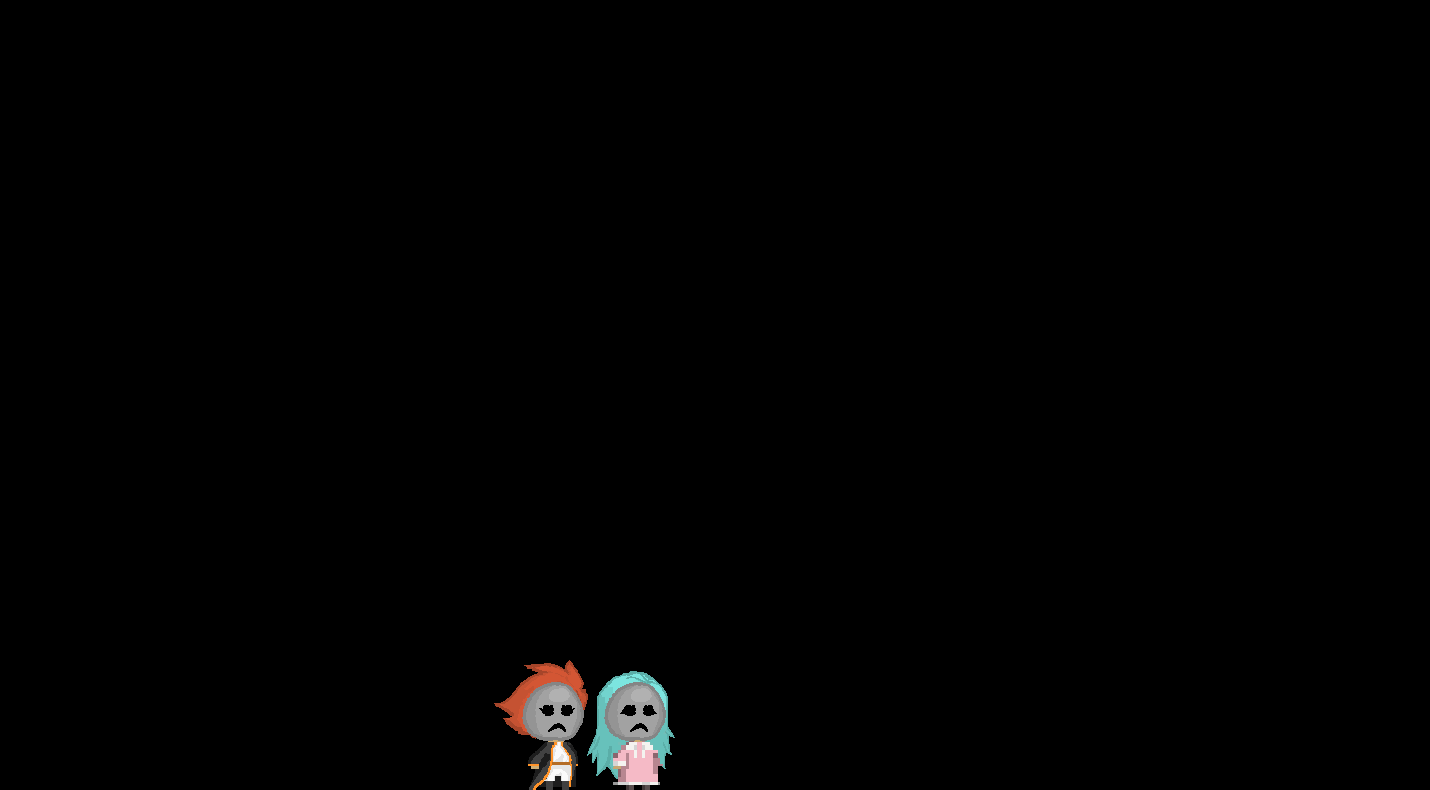
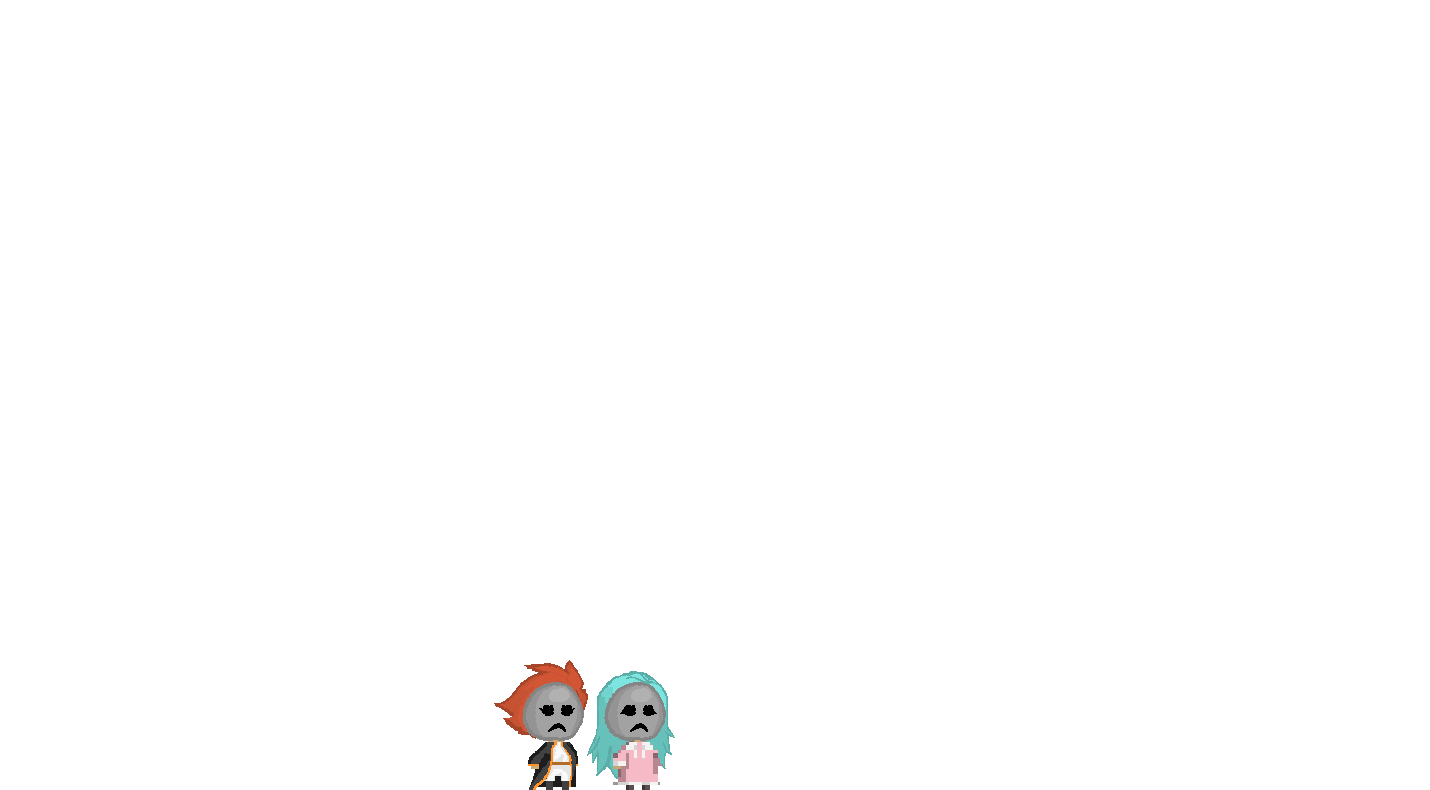
The second 1430x790 image is a revision of the first. Changes to its layers:
hid "圖層 1" over left=0, top=0, right=1430, bottom=790
hid "背景" over left=0, top=0, right=1430, bottom=790
